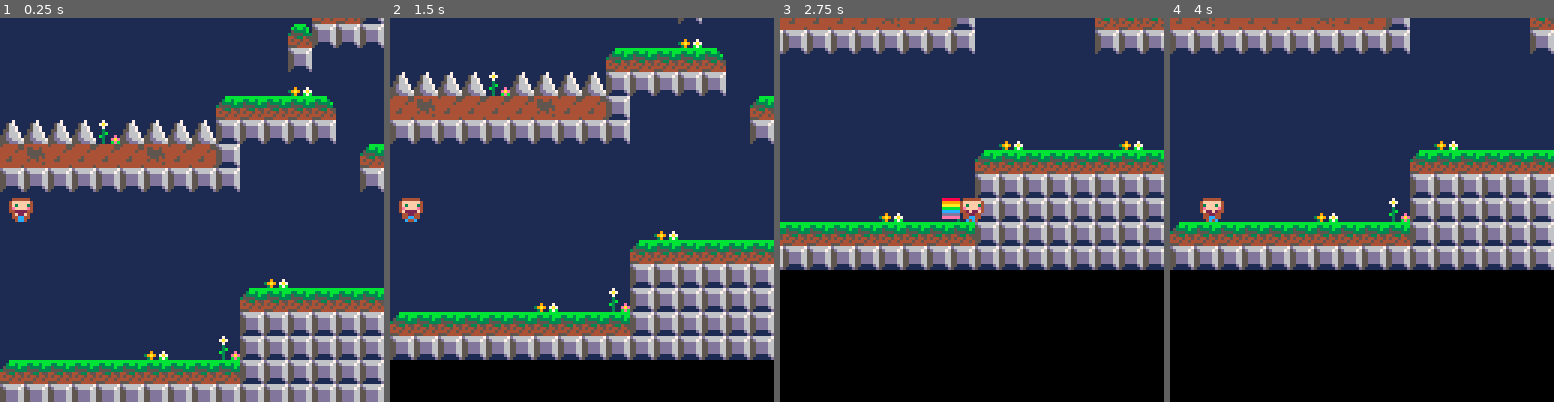
Above: before the commit, frames 1-4 (left to right).
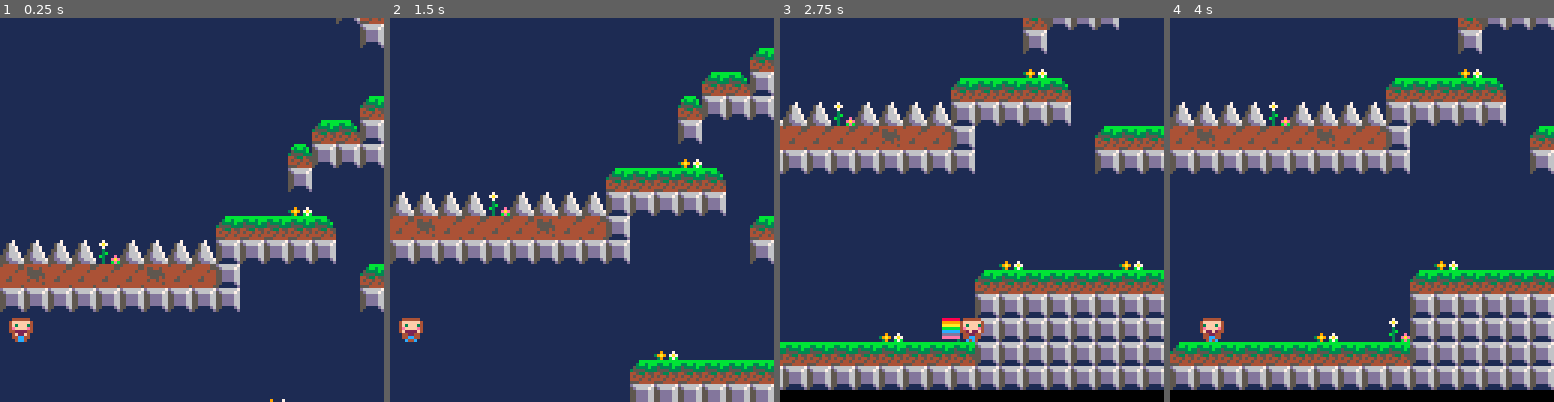
Above: after the commit, the same moments.

Repository: connorryanbaker/kmg
Game: PICO-8 cartridge pt3.p8
Two runs of this game, one before a commit and one after it. Both use one fixed random seed, a clock stepped at 60 frames per second and the inputs below.
Inputs:
- Up to frame 1 (0.25 s): no input
- Up to frame 2 (1.5 s): tap X (X key) at 0.33, 1.07 s; tap O (Z key) at 0.7 s
- Up to frame 3 (2.75 s): hold Right 1.6-2.1 s; tap O (Z key) at 1.7, 2.1, 2.5 s; tap X (X key) at 1.85 s; hold Right from 2.47 s (still down)
- Up to frame 4 (4 s): tap O (Z key) at 2.9, 3.3, 3.7 s; tap X (X key) at 2.97 s; release Right at 3.03 s; hold Left 3.08-3.58 s

The runs differ from the first frame. In frame 1, 49% of the frame differs, in the area x 0-100%, y 0-100%; in frame 2, 58%; in frame 3, 70%, in the area x 0-100%, y 0-97%; in frame 4, 69%.

Commit message:
bit better camera, level progression next

Diff:
--- a/pt3.p8
+++ b/pt3.p8
@@ -3,8 +3,13 @@
 __lua__
 function _init()
   spritesize=8
-  maxx=128
-  maxy=600 -- todo: grab from individual maps
+  level=0
+  minx=0+(level*256)
+  miny=0
+  maxx=256+(level*256)
+  maxy=512 -- todo: grab from individual maps
+  max_cam_y=388 -- todo: configure
+  max_cam_x=maxx/2
   startx=3
   starty=433
   gravity=0.25
@@ -63,13 +68,17 @@
   cls()
   map(0,0)
   spr(player.s,player.x,player.y,1,1,player.flp)
-  spr(16, 3, 48, 1, 1)
+  -- spr(16, 3, 48, 1, 1)
   -- test
   -- rect(x1r,y1r,x2r,y2r,7)
   -- print("L="..tostring(collide_l), x2r+5, y2r)
   -- print("R="..tostring(collide_r), x2r+5, y2r-10)
   -- print("U="..tostring(collide_u), x2r+5, y2r-20)
   -- print("D="..tostring(collide_d), x2r+5, y2r-30)
+  -- print("player_x: "..tostring(player.x), player.x, player.y-10)
+  -- print("player_y: "..tostring(player.y), player.x, player.y-20)
+  -- print("cam_x: "..tostring(cam_x), player.x, player.y-30)
+  -- print("cam_y: "..tostring(cam_y), player.x, player.y-40)
   -- test
   if player.dashing and player.dashframe<8 then
     draw_dash_trail(player.x,player.y,player.dashframe,player.flp)
@@ -85,9 +94,12 @@
 end
 
 function camera_update()
-  cam_x=player.x-64+player.w/2
+  cam_x=mid(minx, player.x-64+player.w/2, maxx)
   if cam_x < 0 then cam_x=0 end
-  cam_y=player.y-64+player.w/2
+  if cam_x > max_cam_x then cam_x=max_cam_x end
+  cam_y=player.y-104+player.w/2
+  -- cam_y=mid(miny, player.y-64+player.w/2, maxy)
+  if cam_y > maxy then cam_y=max_y end
   camera(cam_x,cam_y)
 end
 
@@ -199,7 +211,7 @@
   -- check collision left and right
 
   if player.dx<0 then
-    if collide_map(player, "left", 1) then
+    if collide_map(player, "left", 1) or player.x <= minx then
       player.dx=0
     -- test
     collide_l=true
@@ -210,7 +222,7 @@
     end
     collide_r=false
   elseif player.dx>0 then
-    if collide_map(player, "right", 1) then
+    if collide_map(player, "right", 1) or player.x >= maxx then
       player.dx=0
       -- test
       collide_r=true
